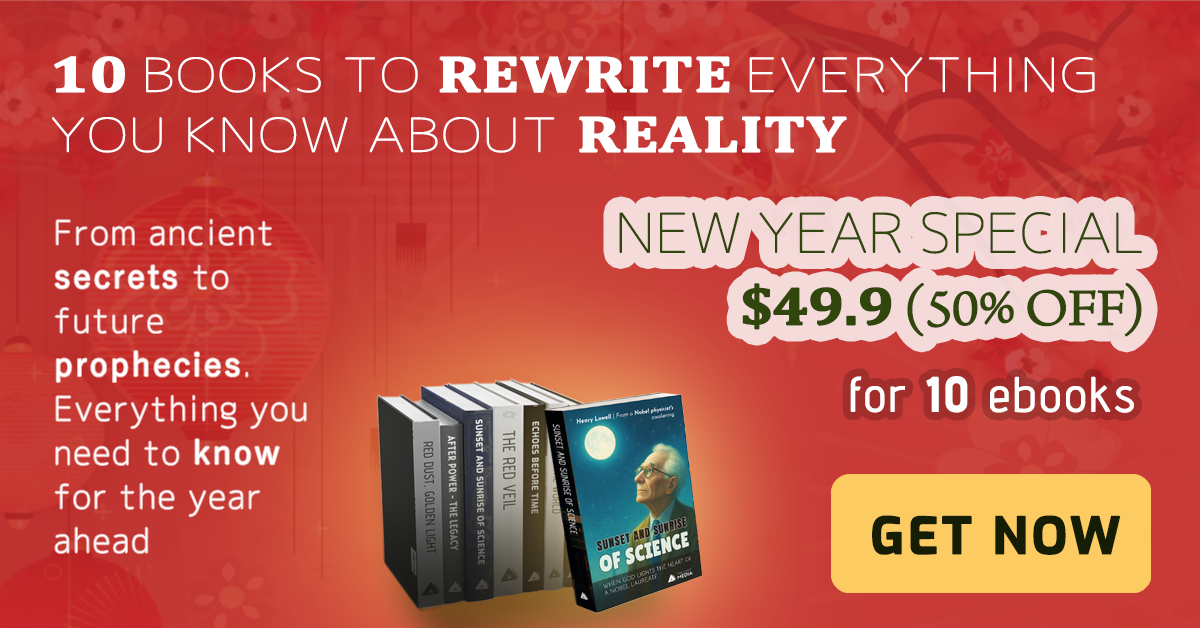
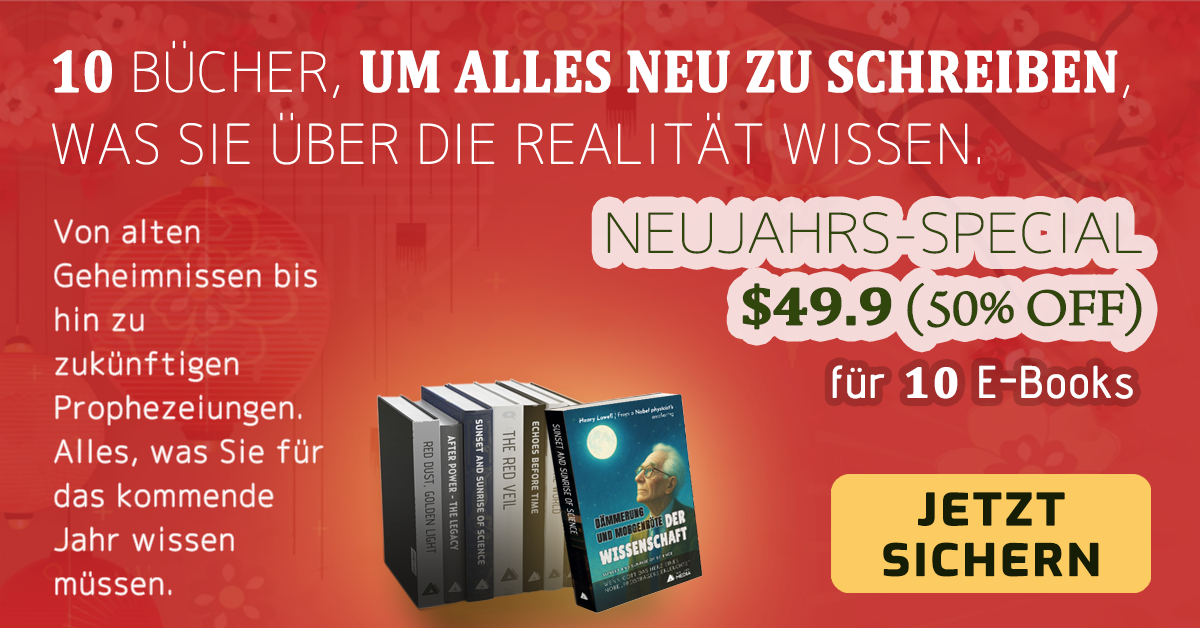
Layered file, before and after one edit (1200x628). Changes by layer:
renamed "10 BOOKS TO REWRITE EVERYTHING YOU KNOW ABOUT REALITY" to "10 BÜCHER, UM ALLES NEU ZU SCHREIBEN, WAS SIE ÜBER DIE REALITÄT", painted on it over [52, 40, 1130, 165]
painted on "Ancient history, secret politics, and the" over [54, 219, 323, 595]
painted on "ONLY $49.90" over [607, 212, 915, 254]
painted on "For 10 ebooks" over [832, 365, 1134, 413]
added layer "Layer 8" above "one book3" over [566, 394, 700, 612]
renamed "GET NOW" to "JETZT SICHERN", painted on it over [872, 492, 1121, 577]